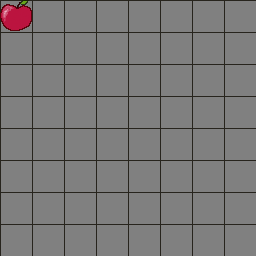
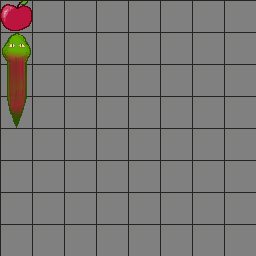
The second 256x256 image is a revision of the first. Changes to its layers:
added layer "eye" above "Слой 2" over box(5, 43, 25, 51)
added layer "body" above "head" over box(7, 64, 27, 96)
added layer "head" above "tail" over box(2, 33, 31, 64)
added layer "tail" above "apple" over box(7, 92, 27, 128)
